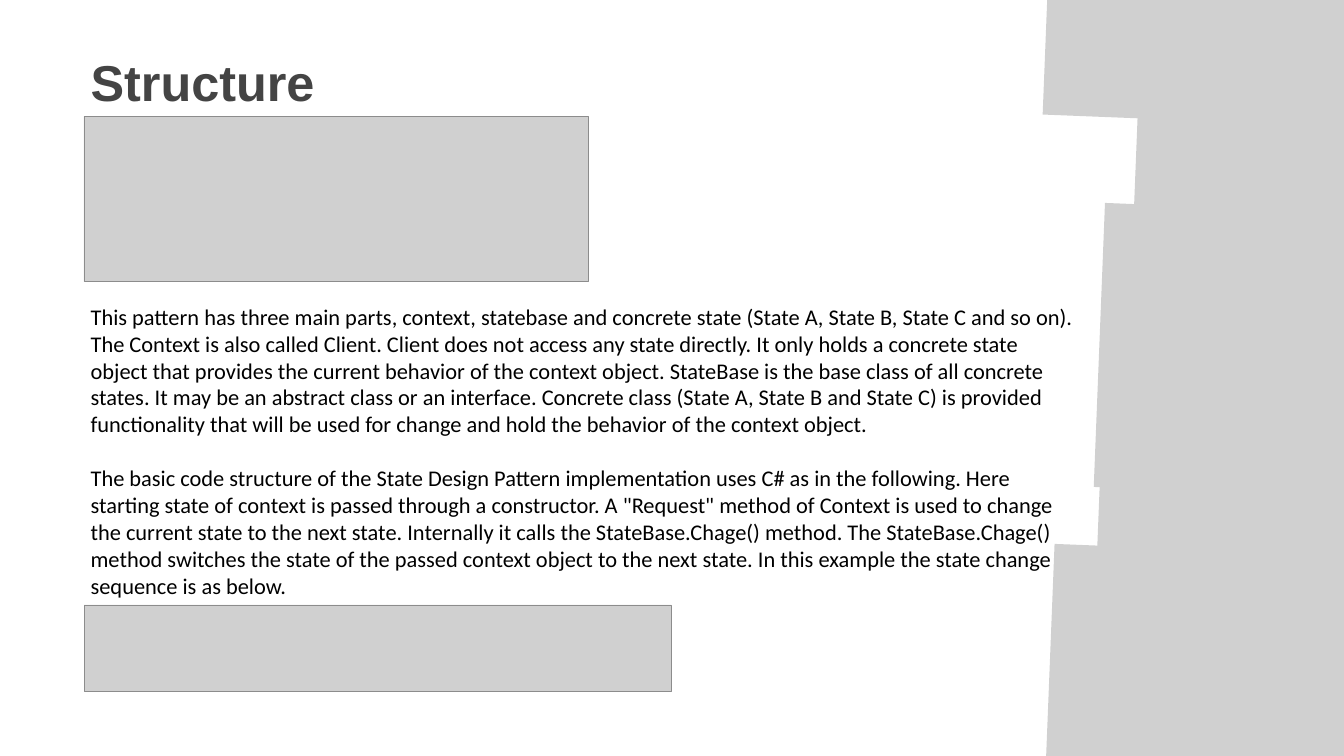
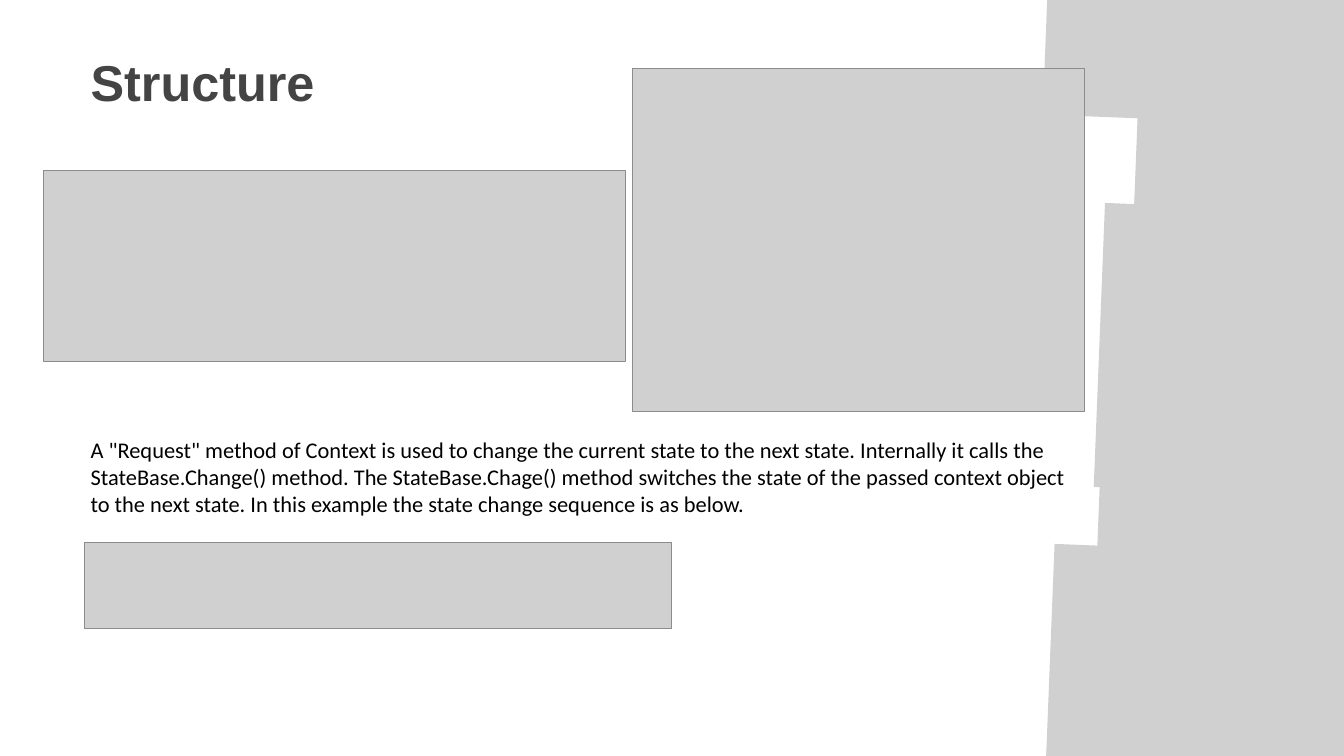
Before and after one commit to imdeni/designpattern, a slide deck: slide 5 of State.pptx (slide 4 before the commit). Drawn at 1344x756 pixels with LibreOffice and Linux fonts; fonts in the diff are those of the drawing; grey boxes stand for pictures. Boxes give left, top, right and bottom in pixels: in the first picture for what was removed or moved away, otherwise in the second. Text is boxed around its words. In the diff, an @@ line names an element or a change of style, - is before the commit and + after.

```diff
--- a/State.pptx
+++ b/State.pptx
@@ picture added at <box>632,69,1084,411</box> @@
@@ picture: place and size @@
-picture at <box>84,116,588,282</box>
+picture at <box>44,171,626,362</box>
@@ text at <box>91,442,1064,516</box>: text changed @@
-This pattern has three main parts, context, statebase and concrete state (State A, State B, State C and so on). The Context is also called Client. Client does not access any state directly. It only holds a concrete state object that provides the current behavior of the context object. StateBase is the base class of all concrete states. It may be an abstract class or an interface. Concrete class (State A, State B and State C) is provided functionality that will be used for change and hold the behavior of the context object.
-The basic code structure of the State Design Pattern implementation uses C# as in the following. Here starting state of context is passed through a constructor. A "Request" method of Context is used to change the current state to the next state. Internally it calls the StateBase.Chage() method. The StateBase.Chage() method switches the state of the passed context object to the next state. In this example the state change sequence is as below.
+A "Request" method of Context is used to change the current state to the next state. Internally it calls the StateBase.Change() method. The StateBase.Chage() method switches the state of the passed context object to the next state. In this example the state change sequence is as below.
@@ picture: place and size @@
-picture at <box>84,605,671,691</box>
+picture at <box>84,542,671,629</box>
```
Also in this commit, not shown: 3 other slides changed, 2 slides added, 1 slide removed, 14 other files.
